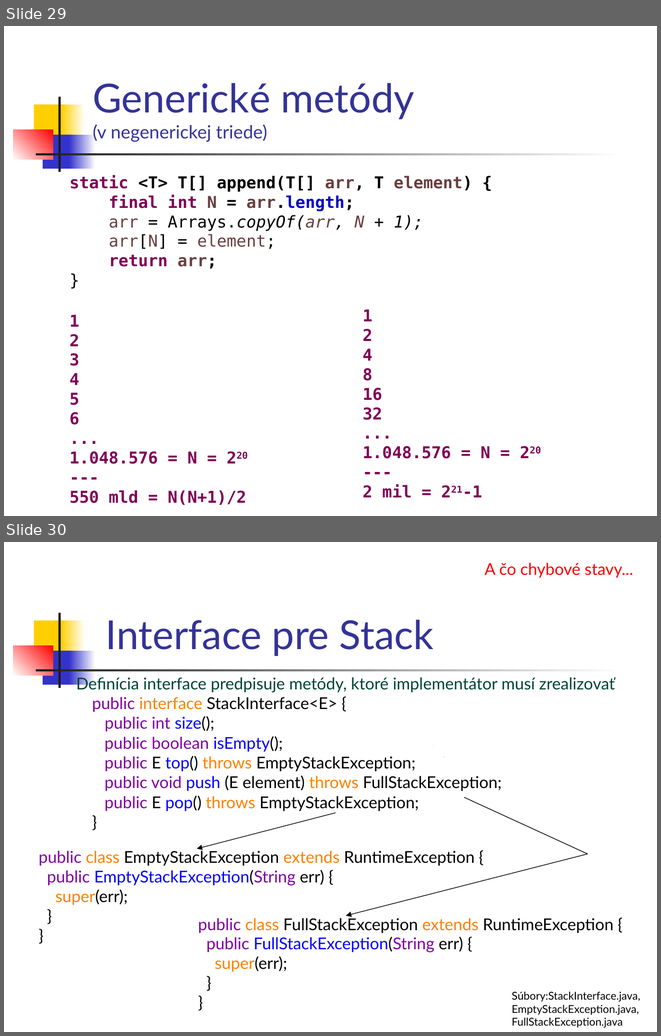
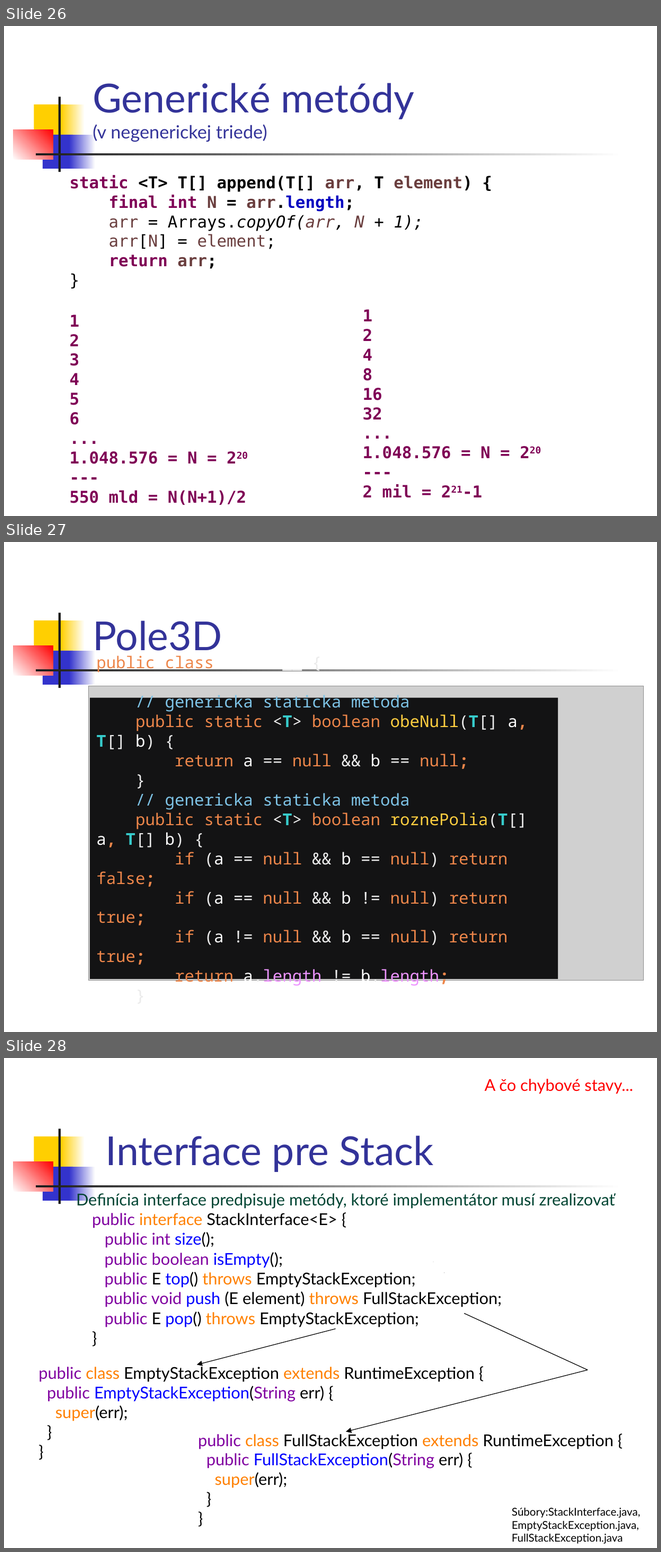
Before and after one commit to Programovanie4/Prednasky, a slide deck: 05/05_java.ppt. Shown one above the other, each under a label of ours: slides 29 and 30 before the commit, slides 26, 27 and 28 after it. The pictures are 661x1036 and 661x1552 pixels, drawn with LibreOffice and Linux fonts; fonts in the diff are those of the drawing; grey boxes stand for pictures. Boxes give left, top, right and bottom in pixels: in the first picture for what was removed or moved away, otherwise in the second. Text is boxed around its words. In the diff, an @@ line names an element or a change of style, - is before the commit and + after.

```diff
--- a/05/05_java.ppt
+++ b/05/05_java.ppt
@@ slide 27 added at (4,542,657,1032), background #FFFFFF; not listed: 7 template elements that a slide beside it also shows @@
@@ title added at (93,620,222,657), 44 pt, text #333399 @@
+Pole3D
@@ picture added at (88,686,643,980) @@
@@ rectangle added at (90,697,558,978), fill #131314, 18 pt, text #ED864A @@
+public class Pole3D__ {
+// genericka staticka metoda
+public static <T> boolean obeNull(T[] a, T[] b) {
+return a == null && b == null;
+}
+// genericka staticka metoda
+public static <T> boolean roznePolia(T[] a, T[] b) {
+if (a == null && b == null) return false;
+if (a == null && b != null) return true;
+if (a != null && b == null) return true;
+return a.length != b.length;
+}
@@ what was slide 29 is now slide 26 @@
@@ what was slide 30 is now slide 28 @@
```
Also in this commit, not shown: 4 slides changed, 3 slides removed, 1 other file.
